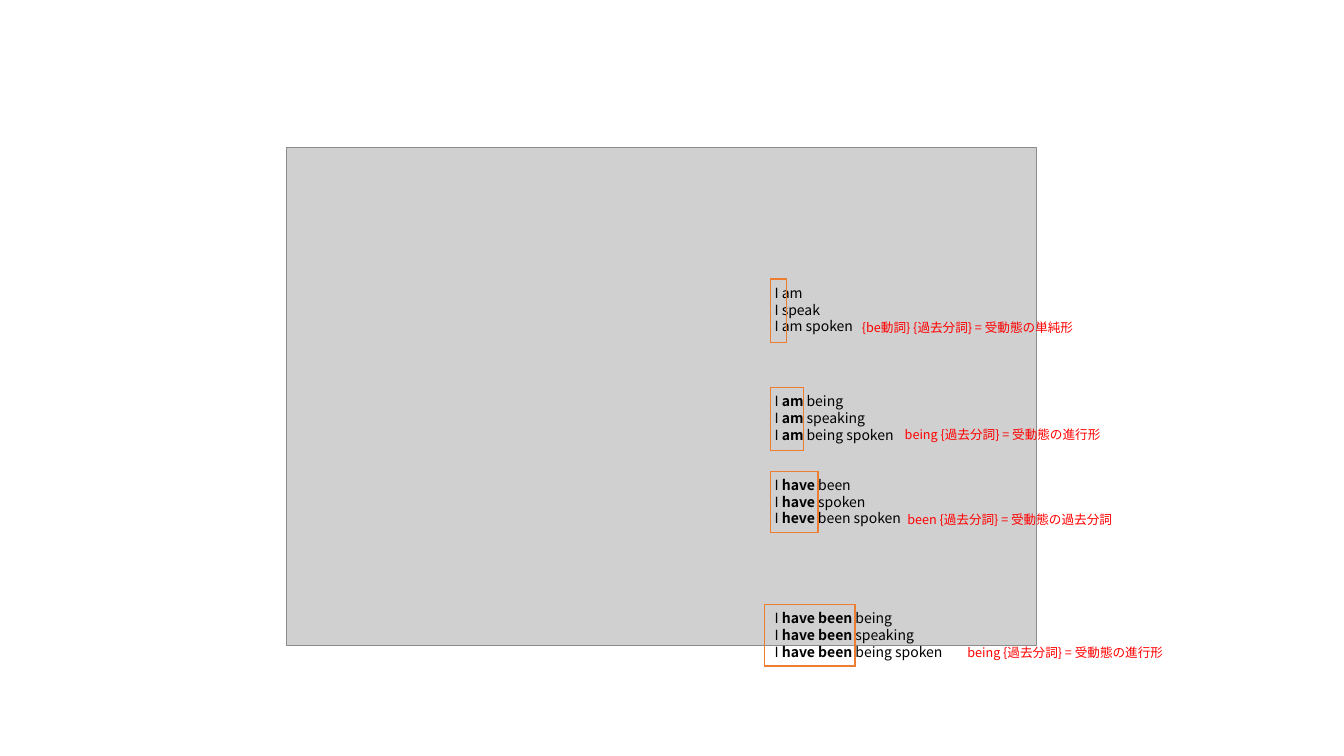
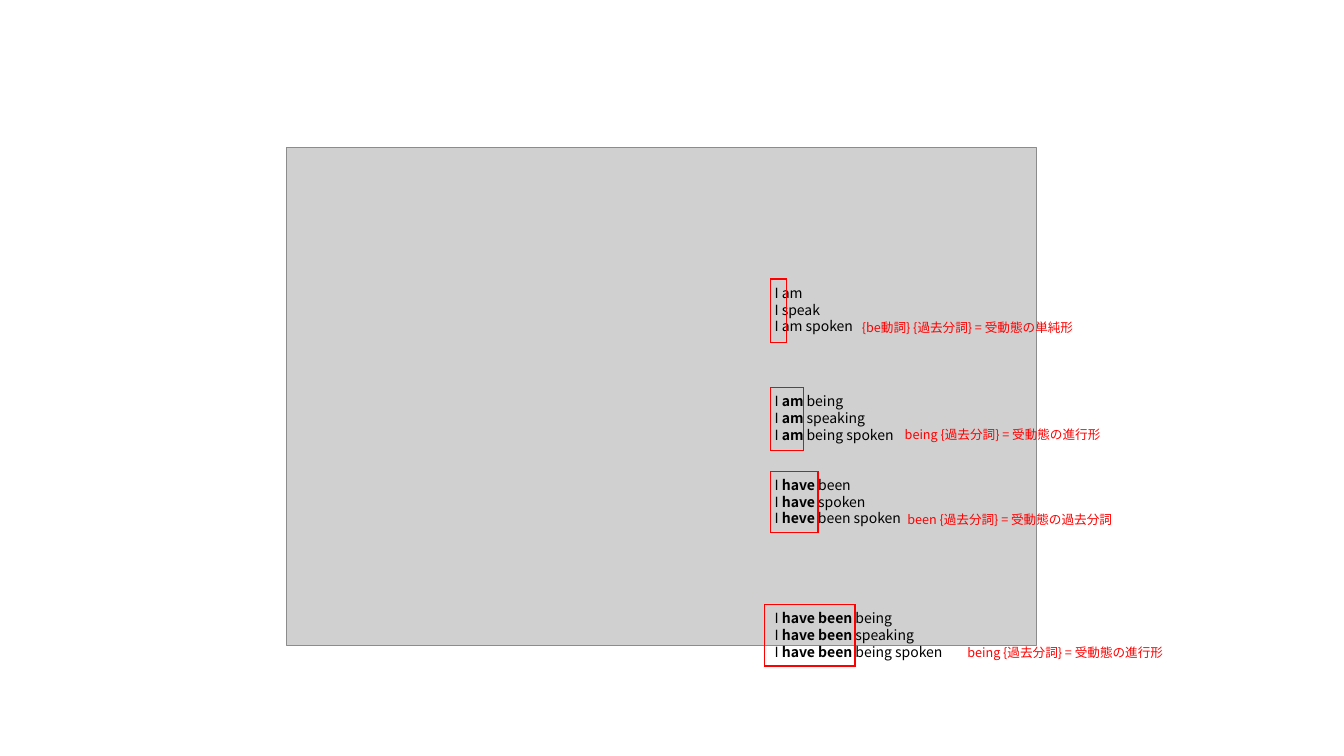
Before and after one commit to sasachichito/memos, a slide deck: slide 10 of 英語.pptx (slide 9 before the commit). Drawn at 1344x756 pixels with LibreOffice and Linux fonts; fonts in the diff are those of the drawing; grey boxes stand for pictures. Boxes give left, top, right and bottom in pixels: in the first picture for what was removed or moved away, otherwise in the second. Text is boxed around its words. In the diff, an @@ line names an element or a change of style, - is before the commit and + after.

```diff
--- a/英語.pptx
+++ b/英語.pptx
@@ outline #ED7D31 1 pt to #FF0000 1 pt in 4 elements at [765, 605, 856, 666], [770, 472, 818, 533], [770, 388, 804, 452], [770, 279, 786, 343] @@
```
Also in this commit, not shown: 6 other slides changed, 14 slides added, 4 slides removed.
